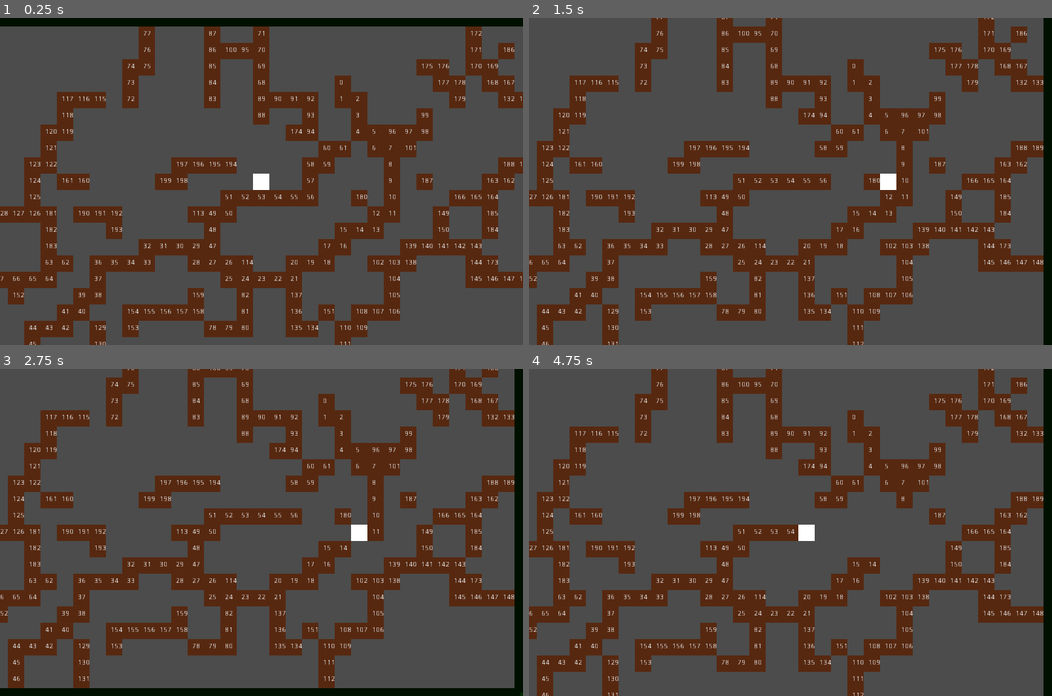
Above: before the commit, frames 1-4 (two rows, left to right).
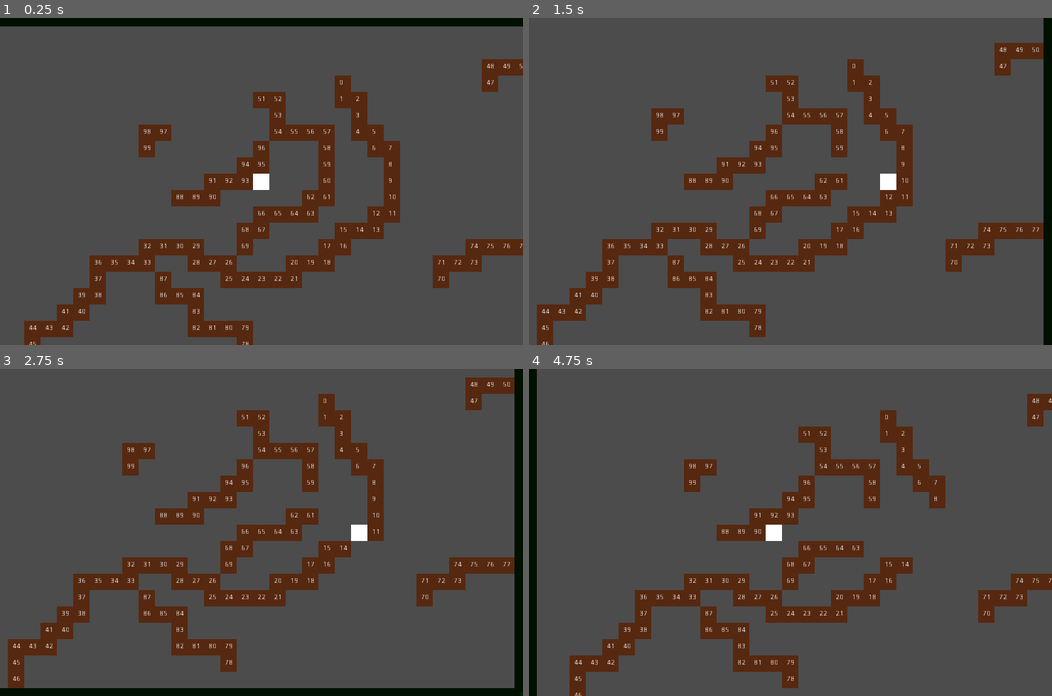
Above: after the commit, the same moments.

Repository: LucasCarrias/Topdown-Pathfinder
Game: Godot game, scene res://Scenes/Game.tscn
Two runs of this game, one before a commit and one after it. Both use one fixed random seed, a clock stepped at 60 frames per second and the inputs below.
Inputs:
- Up to frame 1 (0.25 s): no input
- Up to frame 2 (1.5 s): tap Enter (ui_accept) at 0.5, 0.77 s; hold Right (ui_right) 0.53-1.28 s; hold Down (ui_down) from 1.28 s (still down)
- Up to frame 3 (2.75 s): tap Enter (ui_accept) at 1.52, 2 s; release Down (ui_down) at 2.03 s; hold Right (ui_right) from 2.03 s (still down)
- Up to frame 4 (4.75 s): tap Enter (ui_accept) at 2.75, 3.02, 3.5, 3.77, 4.25, 4.52 s; release Right (ui_right) at 2.78 s; hold Up (ui_up) 2.78-3.53 s; hold Left (ui_left) from 3.53 s (still down)

The runs differ from the first frame. In frame 1, 26% of the frame differs, in the area x 0-100%, y 2-100%; in frame 2, 26%; in frame 3, 25%; in frame 4, 37%, in the area x 0-100%, y 0-100%.

Commit message:
Add is_no_surround check on wall. Add set_rand_pos on wall. Not fully done yet.

Diff:
--- a/Scripts/MapGenerator.gd
+++ b/Scripts/MapGenerator.gd
@@ -5,12 +5,13 @@
 
 var WALL = preload("res://Scenes/Wall.tscn")
 
+
 var rng = RandomNumberGenerator.new()
 var childs_count
 
 func _ready():
 	rng.randomize()
-	while get_child_count() < 200:
+	while get_child_count() < 100:
 		walls_generator(100)
 	create_borders()
 
@@ -44,7 +45,7 @@
 		done = is_single_pos(object) and is_pos_on_window(object.global_position)
 	if loops == 50:
 		done = false
-		set_rand_pos(object)
+		object.set_rand_pos(true)
 		current_pos = object.global_position
 	object.global_position = current_pos
 
@@ -56,6 +57,7 @@
 		var pos_y = 32*floor(rng.randi_range(1,  WINDOW_GRID.y-1))
 		object.global_position = Vector2(pos_x, pos_y)
 		done = is_single_pos(object) and is_pos_on_window(object.global_position)
+
 
 func is_single_pos(object):
 	for i in range(get_child_count()-1):
--- a/Scripts/Wall.gd
+++ b/Scripts/Wall.gd
@@ -1,8 +1,8 @@
 extends StaticBody2D
 
-onready var grid = get_parent().WINDOW_GRID
+onready var WINDOW_GRID = get_parent().WINDOW_GRID
 var posible_steps = 0
-
+var rng = RandomNumberGenerator.new()
 func _ready():
 	$Label.text = str(get_position_in_parent())
 
@@ -13,7 +13,7 @@
 	for x in [-32,32]:
 		var possible = true
 		for y in check_list:
-			if (x!=-64 and x!=64):
+			if (y!=-64 and y!=64):
 				step = Vector2(x,y)
 			if !is_single_pos(pos+Vector2(x,y)) or !is_pos_on_window(pos+Vector2(x,y)):
 				possible = false
@@ -26,20 +26,26 @@
 	for y in [-32,32]:
 		var possible = true
 		for x in check_list:
-			if (y!=-64 and y!=64):
+			if (x!=-64 and x!=64):
 				step = Vector2(x,y)
 			if !is_single_pos(pos+Vector2(x,y)) or !is_pos_on_window(pos+Vector2(x,y)):
 				possible = false
 				break
-
-
 		if possible:
 			step = Vector2(0, step.y)
 			possible_movements.append(step)
+	print(str(get_position_in_parent())+" "+str(possible_movements))
+	return possible_movements
 
-
-	#print(str(get_position_in_parent())+" "+str(possible_movements))
-	return possible_movements
+func set_rand_pos(no_surround):
+	var done = false
+	while not done:
+		var pos_x = 32*floor(rng.randi_range(1,  WINDOW_GRID.x-1))
+		var pos_y = 32*floor(rng.randi_range(1,  WINDOW_GRID.y-1))
+		global_position = Vector2(pos_x, pos_y)
+		done = is_single_pos(global_position) and is_pos_on_window(global_position)
+		if no_surround:
+			done = is_no_surround(global_position)
 
 func is_single_pos(pos):
 	for i in range(get_parent().get_child_count()-1):
@@ -47,6 +53,14 @@
 				return false
 	return true
 
+func is_no_surround(pos):
+	for i in range(get_parent().get_child_count()-1):
+		for x in [-32,0,32]:
+			for y in [-32,0,32]:
+				if get_parent().get_child(i).global_position == pos+Vector2(x,y):
+					return false
+	return true
+
 func is_pos_on_window(pos):
 	var WINDOW_SIZE = get_parent().WINDOW_SIZE
 	return (pos.x >= 0 and pos.y >= 0) and (pos.x <= WINDOW_SIZE.x and pos.y <=WINDOW_SIZE.y)
